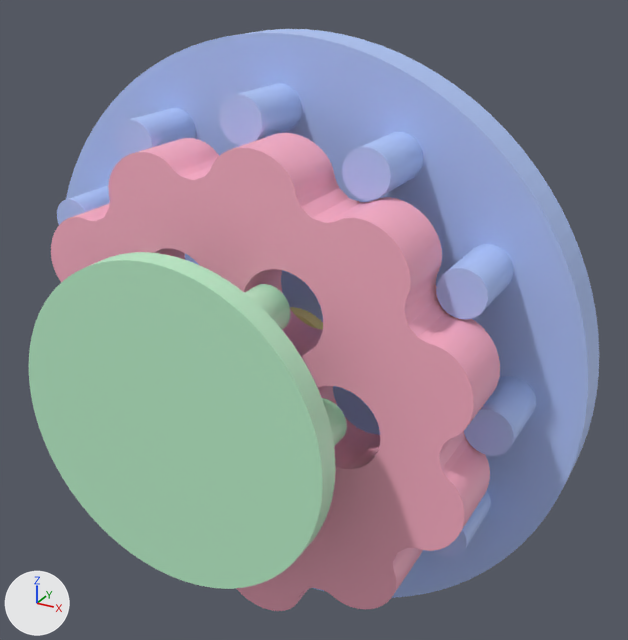
One commit to the glTF model docs/models/cycloidal_drive_demo.glb: the scene before it, then after it.
Before and after are seen from a camera (50 mm lens) standing at (38.3, -67.9, 35.1) and looking at (2.6, -3.0, 2.6). The lights are fixed; the arrows at lower left show +X, +Y and +Z. The picture after the commit comes second. Where no turn or scale is listed for an object, it has been applied to the vertices.

The first picture shows 'cycloidal_disc', 'housing_ring', 'output_plate' and 1 more.
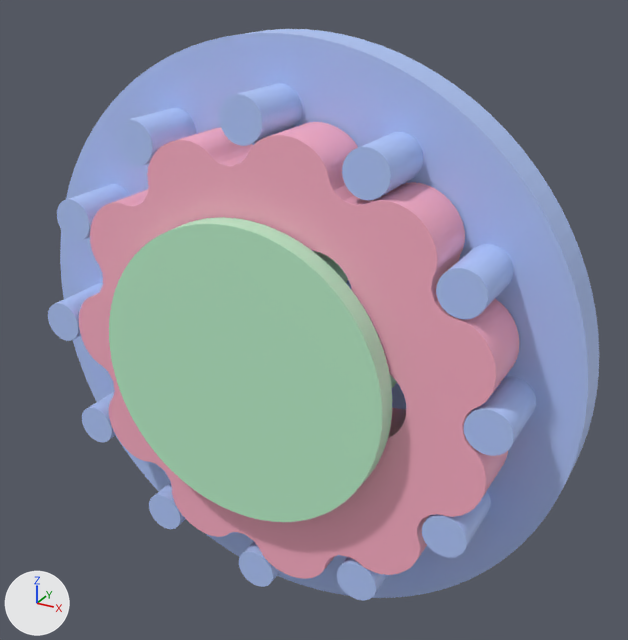
Diff of the bpy script that builds the scene:
```diff
--- a/docs/models/cycloidal_drive_demo.glb.py
+++ b/docs/models/cycloidal_drive_demo.glb.py
@@ me_cycloidal_disc @@
 # used by ob_cycloidal_disc; location = (0.0, 0.0, 0.0)
-me_cycloidal_disc.from_pydata(...)  # 2286 vertices, 4596 faces; spans x -19.9..22.2, y -15.2..-9.2, z -21.2..21.2
+me_cycloidal_disc.from_pydata(...)  # 2286 vertices, 4596 faces; spans x -19.9..22.2, y -10.2..-4.2, z -21.2..21.2
+# me_cycloidal_disc part 1: the whole mesh is moved by (0.0, 5.0, 0.0)
 me_cycloidal_disc.materials.append(mat_defaultmaterial_001)
@@ me_output_plate @@
 # used by ob_output_plate; location = (0.0, 0.0, 0.0)
-me_output_plate.from_pydata(...)  # 1352 vertices, 2700 faces; spans x -14.0..14.0, y -22.5..-14.8, z -14.0..14.0
+me_output_plate.from_pydata(...)  # 1352 vertices, 2700 faces; spans x -14.0..14.0, y -12.5..-4.8, z -14.0..14.0
+# me_output_plate part 2: the whole mesh is moved by (0.0, 10.0, 0.0)
 me_output_plate.materials.append(mat_defaultmaterial_003)
```

What differs and where, as boxes (x1, y1, x2, y2) in the pictures (628 x 640 px):
'cycloidal_disc', moved
    before: (51, 133, 500, 611)
    after: (79, 122, 519, 579)
'output_plate', moved
    before: (29, 252, 347, 589)
    after: (109, 217, 397, 522)
